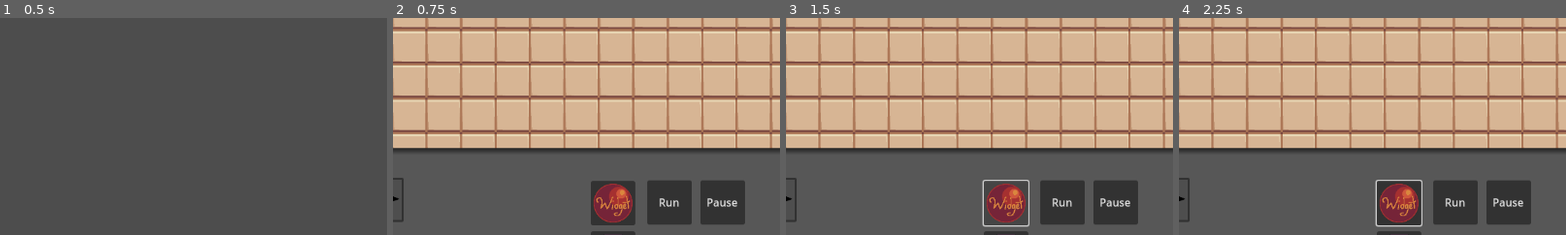
Above: before the commit, frames 1-4 (left to right).
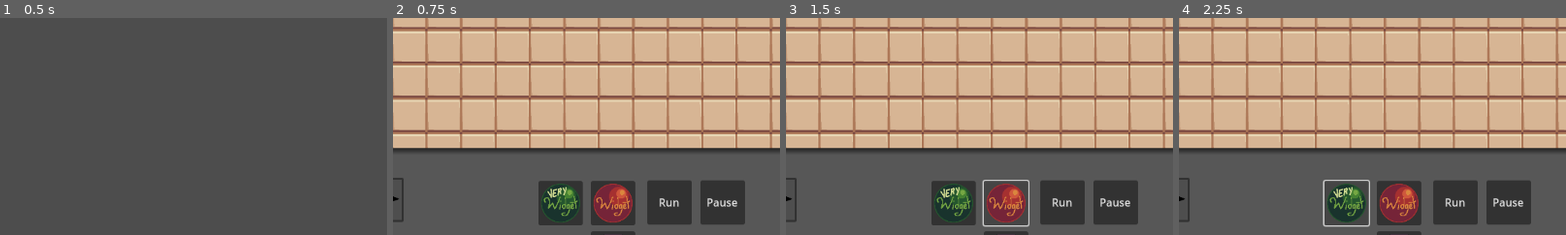
Above: after the commit, the same moments.

Repository: Salanmander/Roguetronics
Game: Godot game, scene res://Menu/main__menu.tscn
Same seed, same stepped clock (60 frames per second), same inputs: the game is played once before the commit and once after it. The engine's default icon, where the game draws it, is replaced by a stand-in: a white triangle on a blue panel in a dark square.
Inputs (mouse positions are % of the whole screen's width and height, from its top left):
- Up to frame 1 (0.5 s): no input
- Up to frame 2 (0.75 s): click "Hello" at 0.5 s
- Up to frame 3 (1.5 s): click (64, 79) at 1.25 s
- Up to frame 4 (2.25 s): click (57, 79) at 2.02 s
The pictures show only the part of the screen within x 36-86%, y 37-87%; the shares and areas given below are measured in that part.

Frame 1 is identical in both runs. In frame 2, 2.3% of the frame differs, in the area x 37-50%, y 75-96%; in frame 3, 2.3%; in frame 4, 2.1%.

Commit message:
Multiple widget types

Diff:
--- a/Factory/Assembly/assembly.gd
+++ b/Factory/Assembly/assembly.gd
@@ -10,17 +10,15 @@
 
 var widget_packed:PackedScene = load("res://Factory/Widget/widget.tscn")
 
-signal deleted(assembly:Assembly)
+signal deleted(this_assembly:Assembly)
 
-# Called when the node enters the scene tree for the first time.
-func _ready():
+func _init():
 	widgets = []
 	nudges = []
 	last_cycle = 0
 
-	var wid1 = widget_packed.instantiate()
-
-	add_widget(wid1)
+# Called when the node enters the scene tree for the first time.
+func _ready():
 	pass # Replace with function body.
 
 # Puts position at the middle of a grid square.
--- a/Factory/Widget/widget.gd
+++ b/Factory/Widget/widget.gd
@@ -2,15 +2,29 @@
 class_name Widget
 
 var speed:Vector2 = Vector2(0,0)
-var tex:Texture = load("res://Factory/Widget/widget.png")
+var tex:Texture
+var type:int = 1
 
 signal nudged(delta: Vector2)
 signal combined(this_widget:Widget, combined_by:Combiner)
 
 # Called when the node enters the scene tree for the first time.
 func _ready():
+	if type == 1:
+		tex = load("res://Factory/Widget/widget.png")
+		$Sprite2D.texture = tex
+	pass # Replace with function body.
+
+func set_type(widget_type: int):
+	type = widget_type
+	if type == 1:
+		tex = load("res://Factory/Widget/widget.png")
+	elif type == 2:
+		tex = load("res://Factory/Widget/widget2.png")
+
+
 	$Sprite2D.texture = tex
-	pass # Replace with function body.
+
 
 
 
--- a/Factory/factory.tscn
+++ b/Factory/factory.tscn
@@ -1,10 +1,11 @@
-[gd_scene load_steps=13 format=3 uid="uid://dksdy6hagfrlo"]
+[gd_scene load_steps=14 format=3 uid="uid://dksdy6hagfrlo"]
 
 [ext_resource type="Texture2D" uid="uid://c75ii64xae637" path="res://Factory/icon.png" id="1_uqvcs"]
 [ext_resource type="Texture2D" uid="uid://ntfyndnf1obk" path="res://Factory/box.png" id="2_5b2d0"]
 [ext_resource type="Texture2D" uid="uid://bqsb5r8n4oaa" path="res://Factory/floor.png" id="3_dkgit"]
 [ext_resource type="Texture2D" uid="uid://boj4b0l32qimb" path="res://Factory/Widget/widget.png" id="3_kb4iw"]
 [ext_resource type="Script" path="res://Factory/factory_floor.gd" id="3_ulfng"]
+[ext_resource type="Texture2D" uid="uid://bkhsm6uotntfp" path="res://Factory/Widget/widget2.png" id="4_ca5u6"]
 [ext_resource type="Texture2D" uid="uid://dpvqigf2ldir8" path="res://icon.svg" id="4_fq6om"]
 [ext_resource type="Texture2D" uid="uid://0nev7mkxipas" path="res://Factory/Machine/Combiner/combiner.png" id="4_rb14g"]
 
@@ -125,6 +126,14 @@
 icon = ExtResource("3_kb4iw")
 expand_icon = true
 
+[node name="PlaceWidget2" type="Button" parent="UILayer/UI"]
+offset_left = 626.0
+offset_top = 49.0
+offset_right = 692.0
+offset_bottom = 115.0
+icon = ExtResource("4_ca5u6")
+expand_icon = true
+
 [node name="Run" type="Button" parent="UILayer/UI"]
 layout_mode = 0
 offset_left = 788.0
@@ -167,6 +176,7 @@
 [connection signal="pressed" from="UILayer/UI/LeftConveyorSelect" to="FactoryLayer/FactoryFloor" method="_on_left_conveyor_select_pressed"]
 [connection signal="pressed" from="UILayer/UI/RightConveyorSelect" to="FactoryLayer/FactoryFloor" method="_on_right_conveyor_select_pressed"]
 [connection signal="pressed" from="UILayer/UI/PlaceWidget" to="FactoryLayer/FactoryFloor" method="_on_place_object_pressed"]
+[connection signal="pressed" from="UILayer/UI/PlaceWidget2" to="FactoryLayer/FactoryFloor" method="_on_place_widget2_pressed"]
 [connection signal="pressed" from="UILayer/UI/Run" to="FactoryLayer/FactoryFloor" method="_on_move_object_pressed"]
 [connection signal="pressed" from="UILayer/UI/Pause" to="FactoryLayer/FactoryFloor" method="_on_stop_object_pressed"]
 [connection signal="pressed" from="UILayer/UI/PlaceCombiner" to="FactoryLayer/FactoryFloor" method="_on_place_combiner_pressed"]
--- a/Factory/factory_floor.gd
+++ b/Factory/factory_floor.gd
@@ -21,7 +21,9 @@
 var selected_variant:int = CONVEYOR_UP_VARIANT
 
 var click_mode:int = NONE
+var widget_type:int = 0
 
+var widget_packed:PackedScene = load("res://Factory/Widget/widget.tscn")
 var assembly_packed:PackedScene = load("res://Factory/Assembly/assembly.tscn")
 var assemblies:Array[Assembly]
 
@@ -83,7 +85,10 @@
 			add_child(new_machine)
 
 		elif(click_mode == PLACE_THING):
-			var new_assembly = assembly_packed.instantiate()
+			var new_assembly:Assembly = assembly_packed.instantiate()
+			var new_widget:Widget = widget_packed.instantiate()
+			new_widget.set_type(widget_type)
+			new_assembly.add_widget(new_widget)
 			new_assembly.position = thing_position
 			add_child(new_assembly)
 			assemblies.append(new_assembly)
@@ -157,6 +162,12 @@
 
 func _on_place_object_pressed():
 	click_mode = PLACE_THING
+	widget_type = 1
+
+
+func _on_place_widget2_pressed():
+	click_mode = PLACE_THING
+	widget_type = 2
 
 func _on_place_combiner_pressed():
 	click_mode = PLACE_COMBINER
